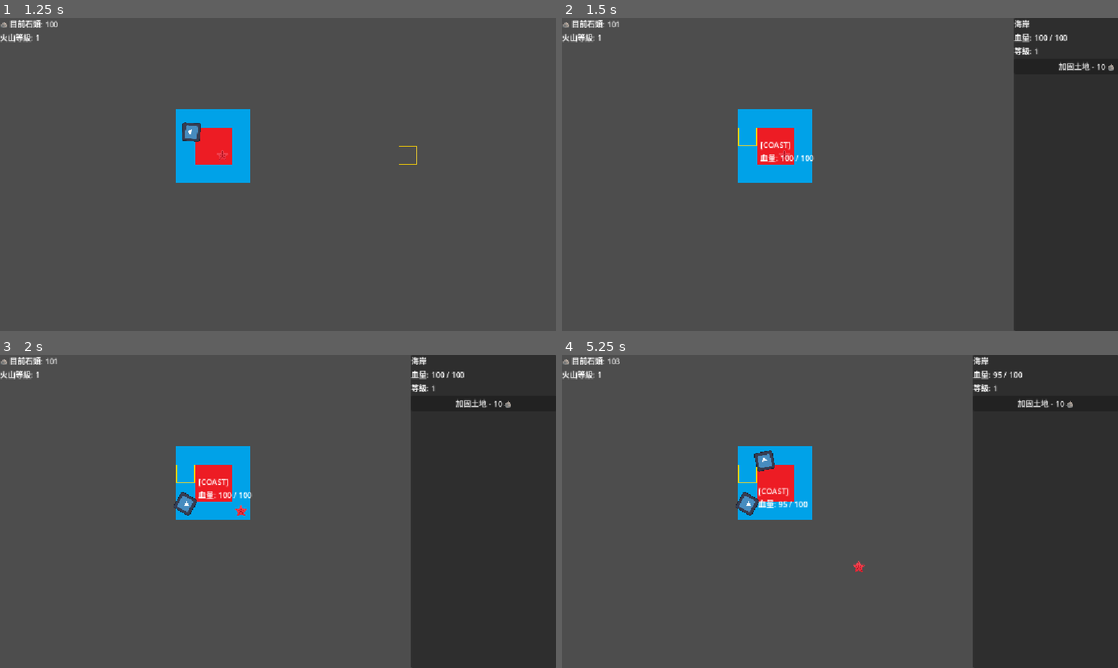
Above: before the commit, frames 1-4 (two rows, left to right).
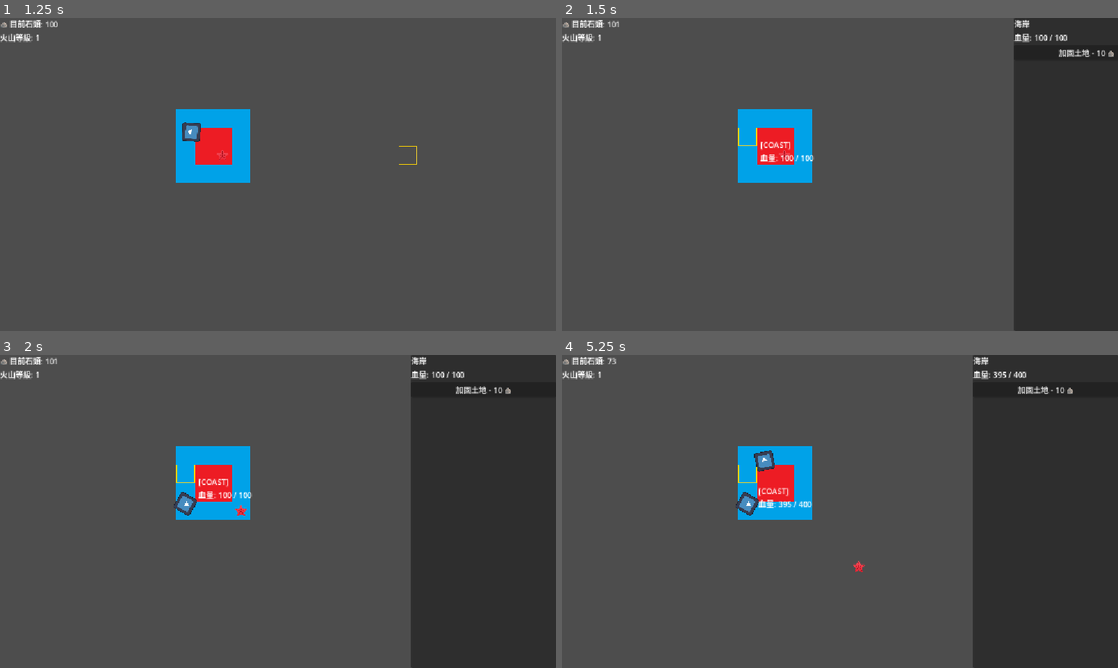
Above: after the commit, the same moments.

Repository: LeoTengAMao/GameJam2026
Game: Godot game, scene res://Tscn/MapManager.tscn
Two runs of this game, one before a commit and one after it. Both use one fixed random seed, a clock stepped at 60 frames per second and the inputs below. The engine's default icon, where the game draws it, is replaced by a stand-in: a white triangle on a blue panel in a dark square.
Inputs (mouse positions are in pixels of both pictures, inside the frame that each line leads up to):
- Up to frame 1 (1.25 s): tap Enter at 0.5 s; move the mouse to (400, 158) at 0.52 s; click (400, 158) at 0.67 s
- Up to frame 2 (1.5 s): tap Space at 1.25 s; move the mouse to (751, 130) at 1.27 s; click (751, 130) at 1.42 s
- Up to frame 3 (2 s): no input
- Up to frame 4 (5.25 s): click "加固土地 - 10 🪨" at 2 s; click "加固土地 - 10 🪨" at 2.75 s; click "加固土地 - 10 🪨" at 3.5 s; tap Enter at 4.25 s; move the mouse to (795, 517) at 4.27 s; click (795, 517) at 4.42 s; move the mouse to (751, 477) at 5.02 s; click (751, 477) at 5.17 s

Frame 1 is identical in both runs. In frame 2, 0.3% of the frame differs, in the area x 81-100%, y 9-17%; in frame 3, 0.3%; in frame 4, 0.5%, in the area x 8-92%, y 0-49%.

Commit message:
加入升級面板
加入升級面板，可交互

Diff:
--- a/Script/UIManager.gd
+++ b/Script/UIManager.gd
@@ -16,6 +16,8 @@
 @onready var sidebar_hp_label: Label = $SidePanel/VBoxContainer/SidebarHPLabel
 @onready var level_label: Label = $SidePanel/VBoxContainer/VolcanoLevelLabel
 @onready var name_label: Label = $SidePanel/VBoxContainer/LandNameLabel
+
+# 🌟 動態按鈕的容器
 @onready var upgrade_list: VBoxContainer = $SidePanel/VBoxContainer/UpgradeList
 
 # ==========================================
@@ -23,11 +25,9 @@
 # ==========================================
 var panel_open: bool = false
 var is_showing_tooltip: bool = false
+const PANEL_WIDTH: float = 300.0 # 面板寬度，用於 offset 動態動畫
 
-# 🔧 修正：記錄面板寬度，用於動畫計算
-const PANEL_WIDTH: float = 300.0
-
-# 火山科技樹
+# 🌟 火山科技樹資料表 (Data-Driven)
 const VOLCANO_UPGRADES = [
 	{"id": "heal_all", "name": "大地治癒 (全體回血)", "base_cost": 100},
 	{"id": "random_land", "name": "板塊構造 (隨機造陸)", "base_cost": 150},
@@ -39,45 +39,35 @@
 # 3. 初始化 (_ready)
 # ==========================================
 func _ready() -> void:
-	# 強制讓側邊欄本身「吃掉」所有滑鼠事件，絕對不傳給地圖
-	side_panel.mouse_filter = Control.MOUSE_FILTER_IGNORE
-	upgrade_list.mouse_filter = Control.MOUSE_FILTER_IGNORE
-	$HUD.mouse_filter = Control.MOUSE_FILTER_IGNORE
-	tooltip.mouse_filter = Control.MOUSE_FILTER_IGNORE
-	hp_label.mouse_filter = Control.MOUSE_FILTER_IGNORE
+	# 🛡️ 終極防穿透鎖 A：強制側邊欄和按鈕容器「吃掉」滑鼠事件，不漏給底下的地圖
 
-	# 確認 upgrade_list 裡面的東西沒被擋
-	print("Tooltip mouse_filter: ", tooltip.mouse_filter)
 
-	# 綁定廣播訊號
+	# 綁定全域廣播訊號
 	EventManager.on_cell_hovered.connect(_on_hover)
 	EventManager.stone_count_changed.connect(_on_stone_count_changed)
 	EventManager.volcano_upgraded.connect(_on_volcano_upgraded)
 	EventManager.on_cell_selected.connect(_on_cell_selected)
 	EventManager.close_ui_requested.connect(close_panel)
 
-	# 初始狀態設定
+	# 初始狀態隱藏
 	tooltip.hide()
 	volcano_level_label.text = "火山等級: 1"
 
-	# 🔧 修正：面板初始位置躲在螢幕右側外面
-	# AnchorRight=1 時，offset_left 和 offset_right 是相對螢幕右邊的偏移
-	# 讓面板完全躲到右側外：left=0, right=PANEL_WIDTH（兩者都在螢幕右邊緣之外）
+	# 🔧 利用邊距把面板完美藏到螢幕右邊外面
 	side_panel.offset_left = 0
 	side_panel.offset_right = PANEL_WIDTH
 
 func _process(_delta: float) -> void:
-	# 讓 Tooltip 跟著滑鼠跑
 	if is_showing_tooltip:
 		tooltip.global_position = get_viewport().get_mouse_position() + Vector2(15, 15)
 
 # ==========================================
-# 4. HUD 靜態介面更新邏輯
+# 4. HUD 更新邏輯
 # ==========================================
 func _on_stone_count_changed(new_amount: int):
 	stone_label.text = "🪨 目前石頭: %d" % new_amount
 
-	# 即時檢查側邊欄的按鈕，錢夠了就自動亮起來
+	# 🌟 即時檢查側邊欄「動態生成出來的按鈕」，錢夠了就自動亮起來
 	for btn in upgrade_list.get_children():
 		if btn.has_meta("cost"):
 			btn.disabled = new_amount < btn.get_meta("cost")
@@ -85,12 +75,8 @@
 func _on_volcano_upgraded(level: int, _cur_hp: int, _max_hp: int):
 	volcano_level_label.text = "火山等級: %d" % level
 
-# ==========================================
-# 5. Tooltip 動態提示更新邏輯
-# ==========================================
 func _on_hover(is_hovering: bool, type_name: String, current_hp: int, max_hp: int) -> void:
 	is_showing_tooltip = is_hovering
-
 	if is_hovering:
 		hp_label.text = "[%s]\n血量: %d / %d" % [type_name, current_hp, max_hp]
 		tooltip.show()
@@ -98,72 +84,72 @@
 		tooltip.hide()
 
 # ==========================================
-# 6. SidePanel 側邊選單邏輯
+# 5. SidePanel 核心動態生成邏輯
 # ==========================================
 func _on_cell_selected(data: Dictionary):
-	print("✅ _on_cell_selected 被呼叫了！type=", data.type)
+	print("✅ 收到地塊選取，動態生成面板中... 型態: ", data.type)
 
-	for node in get_children():
-		if node is Control:
-			print("節點: ", node.name, " | mouse_filter: ", node.mouse_filter, " | visible: ", node.visible)
-	# 1. 更新文字內容
+	# 更新基礎文字
+	sidebar_hp_label.text = "血量: %d / %d" % [data.hp, data.max_hp]
+	level_label.text = "等級: %d" % data.level
+
 	match data.type:
 		1: name_label.text = "陸地"
 		2: name_label.text = "海岸"
 		3: name_label.text = "火山"
 		_: name_label.text = "錯誤"
 
-	sidebar_hp_label.text = "血量: %d / %d" % [data.hp, data.max_hp]
-	level_label.text = "等級: %d" % data.level
+	# 🔧 修正：用 free() 乾淨、立刻刪除舊按鈕，防止 queue_free() 的幀延遲導致點擊錯位
+	# 🔧 終極安全修正：不要用 free()，改回 queue_free()，但先移出容器並隱藏！
+	for child in upgrade_list.get_children():
+		upgrade_list.remove_child(child) # 1. 立刻從畫面上移出，玩家絕對點不到
+		child.visible = false            # 2. 確保徹底隱藏
+		child.queue_free()               # 3. 讓它在這一幀安全結束後，下一幀乖乖去垃圾桶
 
-	# 🔧 修正：用 free() 立刻刪除，避免 queue_free() 延遲導致新舊按鈕重疊
-	for child in upgrade_list.get_children():
-		upgrade_list.remove_child(child)
-		child.free()
-
-	# 3. 動態生成新按鈕
-	if name_label.text == "火山":
+	# 🌟 根據點選類型，動態產出全新按鈕
+	if data.type == 3: # 火山
+		level_label.show()
 		for upg in VOLCANO_UPGRADES:
 			var current_cost = upg.base_cost
-			_create_upgrade_button("%s - %d 🪨" % [upg.name, current_cost], "volcano", upg.id, current_cost)
-	elif name_label.text in ["陸地", "海岸"]:
-		_create_upgrade_button("加固土地 - 10 🪨", "land", "fortify", 10)
+			_create_dynamic_button("%s - %d 🪨" % [upg.name, current_cost], "volcano", upg.id, current_cost)
 
-	# 4. 執行滑出動畫（從右側外面滑進來）
-	# 🔧 修正：面板收起時 left=0, right=PANEL_WIDTH（在螢幕右邊外）
-	#         面板展開時 left=-PANEL_WIDTH, right=0（貼齊螢幕右邊）
+	elif data.type in [1, 2]: # 陸地或海岸
+		level_label.hide() # 土地沒有等級，藏起來
+		_create_dynamic_button("加固土地 - 10 🪨", "land", "fortify", 10)
+
+	# 🔧 修正：使用邊距同步動畫，確保 Click Box 判定區會跟著畫面的位移百分之百對齊！
 	if not panel_open:
 		var tween = create_tween().set_parallel(true)
 		tween.tween_property(side_panel, "offset_left", -PANEL_WIDTH, 0.3).set_trans(Tween.TRANS_QUINT).set_ease(Tween.EASE_OUT)
 		tween.tween_property(side_panel, "offset_right", 0.0, 0.3).set_trans(Tween.TRANS_QUINT).set_ease(Tween.EASE_OUT)
 		panel_open = true
-	# 如果面板已開，只更新內容，不重跑動畫
 
-# 輔助函式：建立按鈕並綁定 Metadata
-# 🔧 修正：用區域變數明確捕獲 target 和 upg_id，避免 lambda 閉包抓到錯誤值
-func _create_upgrade_button(btn_text: String, target: String, upg_id: String, cost: int):
+# 🌟 核心修正：利用「區域變數捕獲」封鎖 Lambda 閉包 Bug，並寫入中介資料 (Metadata)
+func _create_dynamic_button(btn_text: String, target: String, upg_id: String, cost: int):
 	var btn = Button.new()
 	btn.text = btn_text
+
+	# 強制將按鈕的滑鼠過濾也設為 STOP，形成雙重防護網
+	btn.mouse_filter = Control.MOUSE_FILTER_STOP
+
+	# 寫入 Metadata 方便隨時比對石頭餘額
 	btn.set_meta("cost", cost)
 
+	# 🔧 關鍵修正：宣告區域變數，強行鎖定當前迴圈的資料，按鈕就不會全部綁到最後一招
 	var captured_target = target
 	var captured_id = upg_id
 	btn.pressed.connect(func():
-		print("🔘 pressed 訊號！", captured_target, captured_id)
+		print("🔘 [動態按鈕點擊成功] 發送目標: ", captured_target, " | 技能: ", captured_id)
 		EventManager.upgrade_requested.emit(captured_target, captured_id)
 	)
 
-	# 🔍 加這個，直接監聽原始輸入事件
-	btn.gui_input.connect(func(event):
-		print("🖱️ 按鈕收到 gui_input: ", event)
-	)
-
+	# 預設置灰狀態檢查
 	btn.disabled = ResourceManager.current_stones < cost
 	upgrade_list.add_child(btn)
+
 func close_panel():
 	if not panel_open: return
-
-	# 🔧 修正：縮回螢幕右側外面（left=0, right=PANEL_WIDTH）
+	# 動態邊距縮回右側外面
 	var tween = create_tween().set_parallel(true)
 	tween.tween_property(side_panel, "offset_left", 0.0, 0.3).set_trans(Tween.TRANS_QUINT).set_ease(Tween.EASE_IN)
 	tween.tween_property(side_panel, "offset_right", PANEL_WIDTH, 0.3).set_trans(Tween.TRANS_QUINT).set_ease(Tween.EASE_IN)
--- a/Tscn/UIManager.tscn
+++ b/Tscn/UIManager.tscn
@@ -16,11 +16,10 @@
 grow_horizontal = 0
 grow_vertical = 2
 size_flags_horizontal = 8
-mouse_filter = 2
+mouse_filter = 1
 
 [node name="VBoxContainer" type="VBoxContainer" parent="SidePanel" unique_id=731220807]
 layout_mode = 2
-mouse_filter = 2
 
 [node name="LandNameLabel" type="Label" parent="SidePanel/VBoxContainer" unique_id=27459951]
 layout_mode = 2
@@ -33,7 +32,6 @@
 
 [node name="UpgradeList" type="VBoxContainer" parent="SidePanel/VBoxContainer" unique_id=717610151]
 layout_mode = 2
-mouse_filter = 0
 
 [node name="HUD" type="Control" parent="." unique_id=1298107530]
 layout_mode = 3
@@ -59,6 +57,7 @@
 
 [node name="VBoxContainer" type="VBoxContainer" parent="HUD/PanelContainer" unique_id=1693836147]
 layout_mode = 2
+mouse_filter = 2
 
 [node name="StoneLabel" type="Label" parent="HUD/PanelContainer/VBoxContainer" unique_id=285244337]
 layout_mode = 2
Not shown: 1 places in Tscn/MapManager.tscn that only renumber resources
